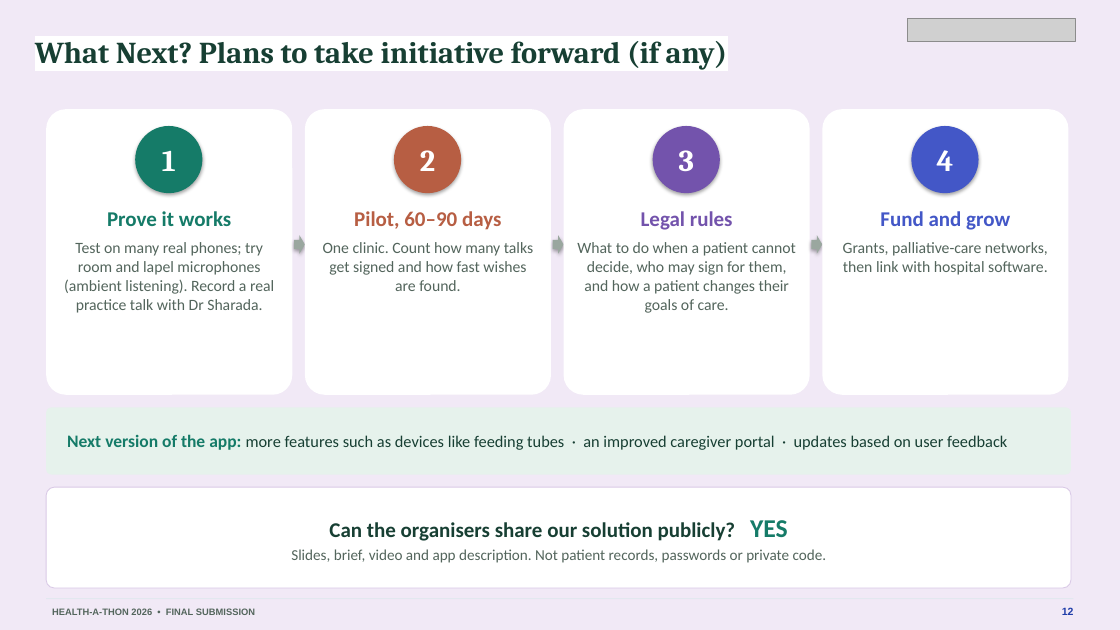
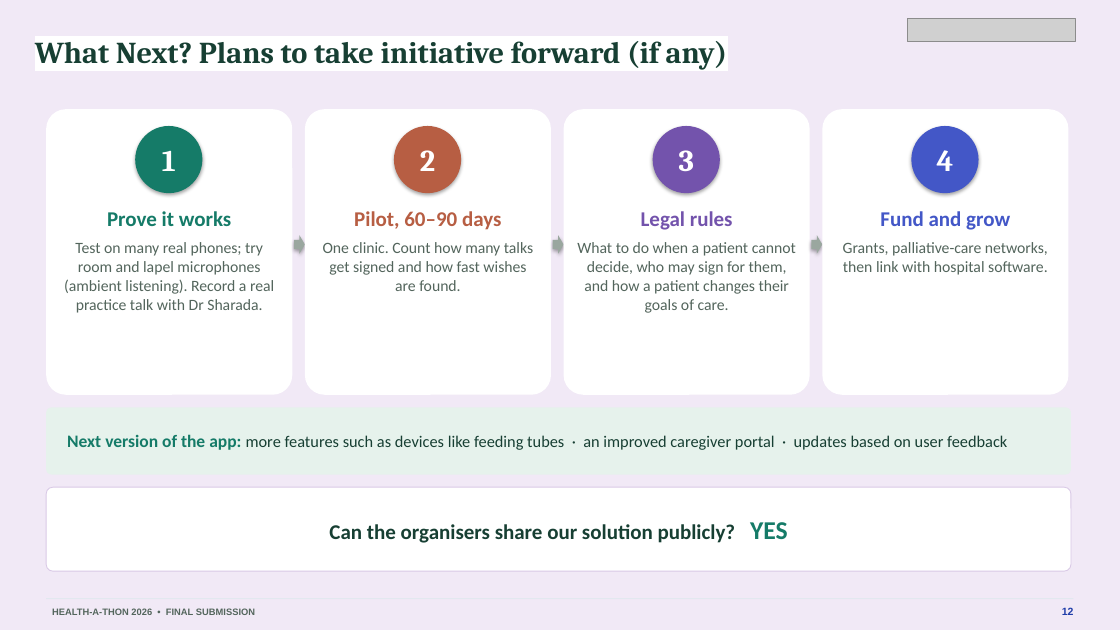
Before and after one commit to basithladdu/healthathon, a slide deck: slide 12 of output/final-submission/Sahara-Final-Presentation.pptx. Drawn at 1120x630 pixels with LibreOffice and Linux fonts; fonts in the diff are those of the drawing; grey boxes stand for pictures. Boxes give left, top, right and bottom in pixels: in the first picture for what was removed or moved away, otherwise in the second. Text is boxed around its words. In the diff, an @@ line names an element or a change of style, - is before the commit and + after.

```diff
--- a/output/final-submission/Sahara-Final-Presentation.pptx
+++ b/output/final-submission/Sahara-Final-Presentation.pptx
@@ rounded rectangle: place and size @@
-rounded rectangle at [46, 487, 1071, 588]
+rounded rectangle at [46, 487, 1071, 571]
@@ text "Can the organisers share our ..." at [329, 522, 788, 543]: more space between paragraphs @@
@@ text at [291, 549, 827, 563]: paragraph removed @@
-Slides, brief, video and app description. Not patient records, passwords or private code.
```
Also in this commit, not shown: 1 other slide changed, 7 other files.
